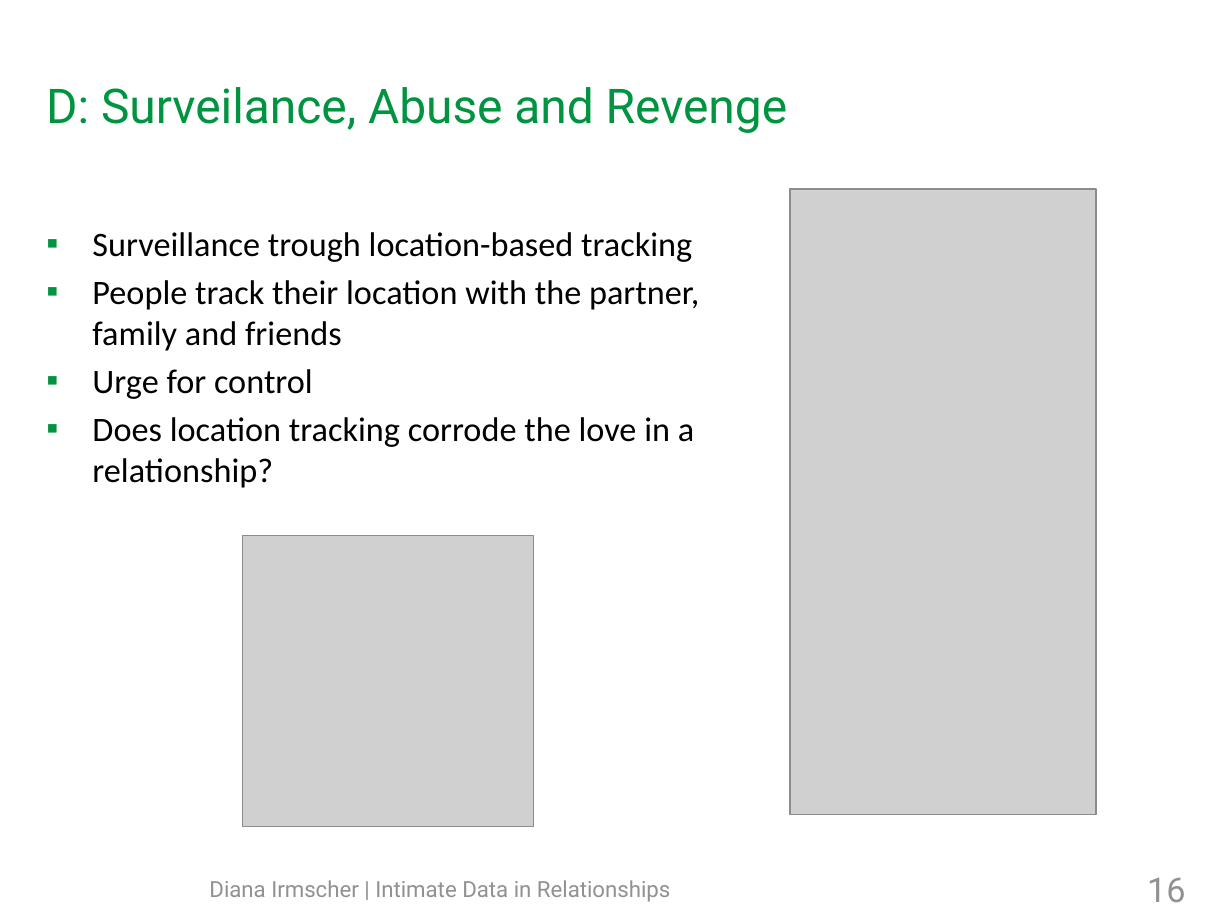
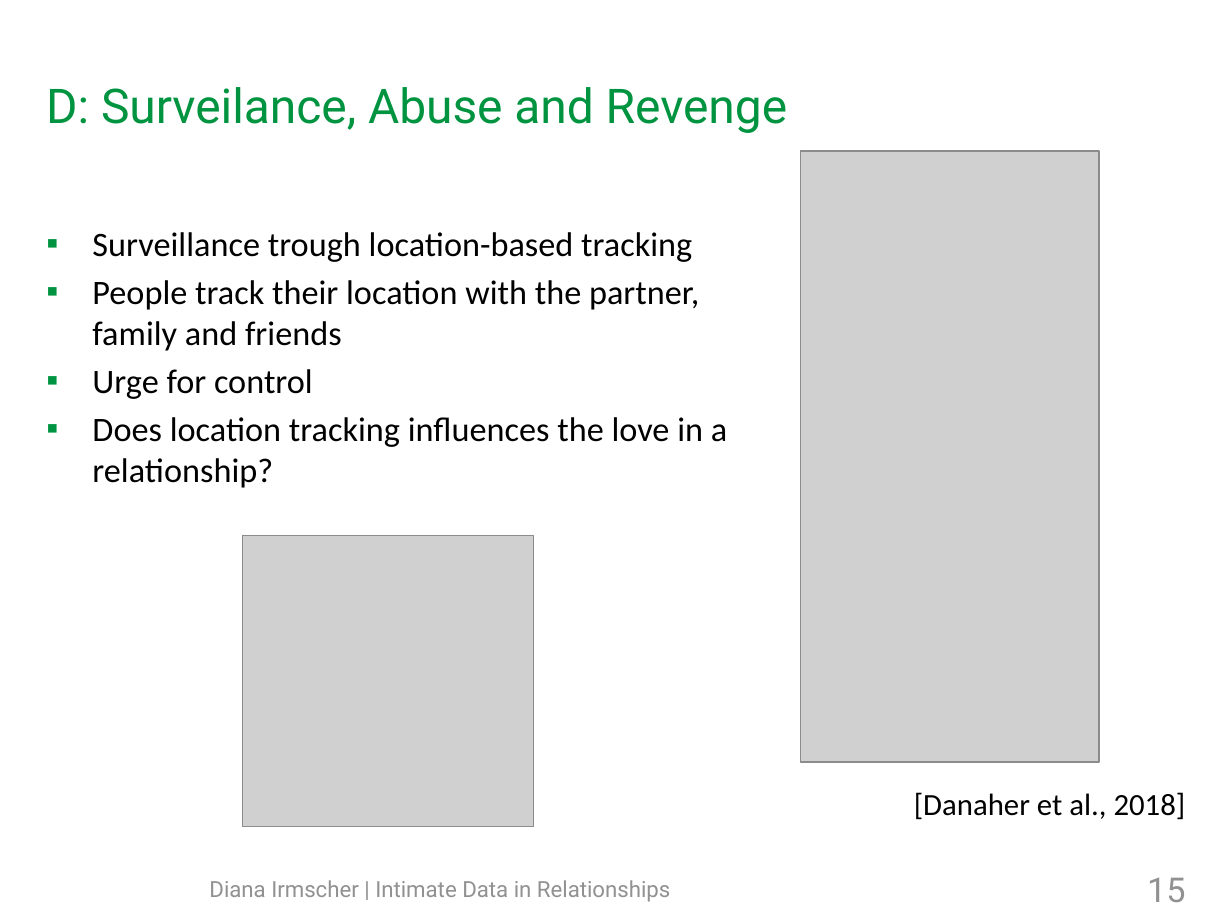
Before and after one commit to mieztatz/advanced_seminar_media_informatics, a slide deck: slide 15 of slides/final_presentation_irmscher_copy.odp (slide 16 before the commit). Drawn at 1232x924 pixels with LibreOffice and Linux fonts; fonts in the diff are those of the drawing; grey boxes stand for pictures; background and template pictures are left out. Boxes give left, top, right and bottom in pixels: in the first picture for what was removed or moved away, otherwise in the second. Text is boxed around its words. In the diff, an @@ line names an element or a change of style, - is before the commit and + after.

```diff
--- a/slides/final_presentation_irmscher_copy.odp
+++ b/slides/final_presentation_irmscher_copy.odp
@@ picture: place and size @@
-picture at bbox=[790, 190, 1095, 816]
+picture at bbox=[801, 152, 1100, 763]
@@ text at bbox=[92, 417, 727, 488]: text changed @@
-▪ Does location tracking corrode the love in a relationship?
+▪ Does location tracking influences the love in a relationship?
@@ text added at bbox=[914, 792, 1186, 820], 18 pt, text #000000 @@
+[Danaher et al., 2018]
@@ page number at bbox=[1147, 877, 1185, 902]: text changed @@
-16
+15
```
Also in this commit, not shown: 17 other slides changed, 1 slide added, 2 slides removed, 35 other files.
